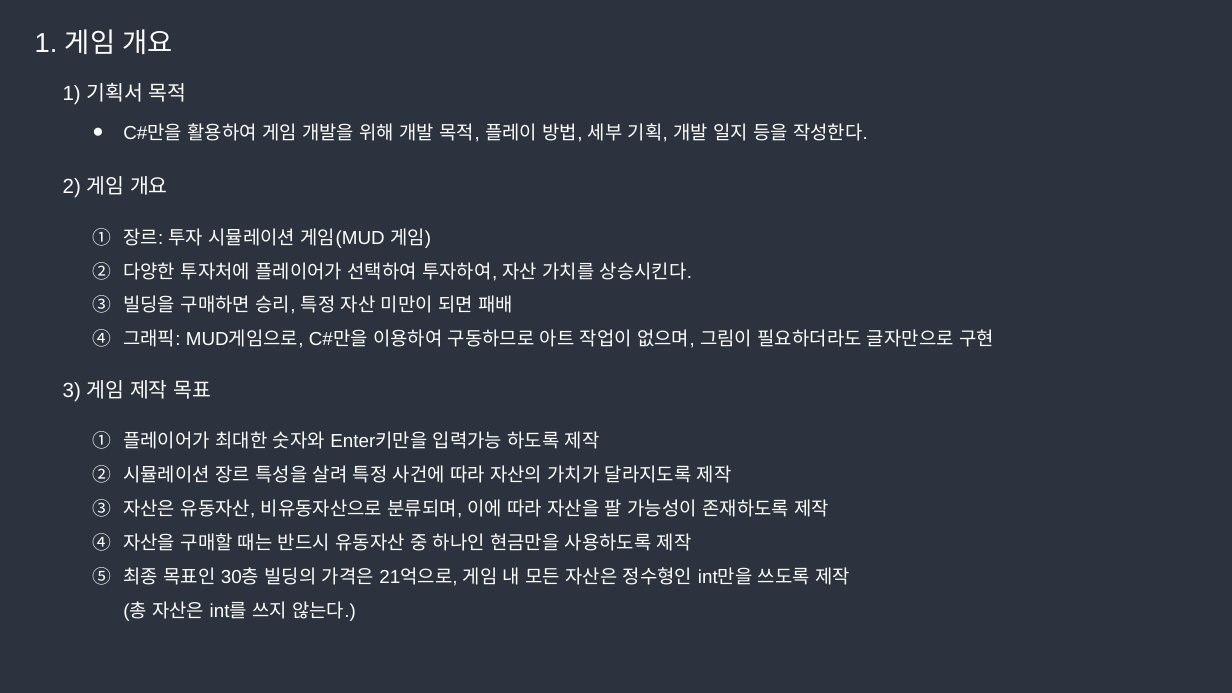
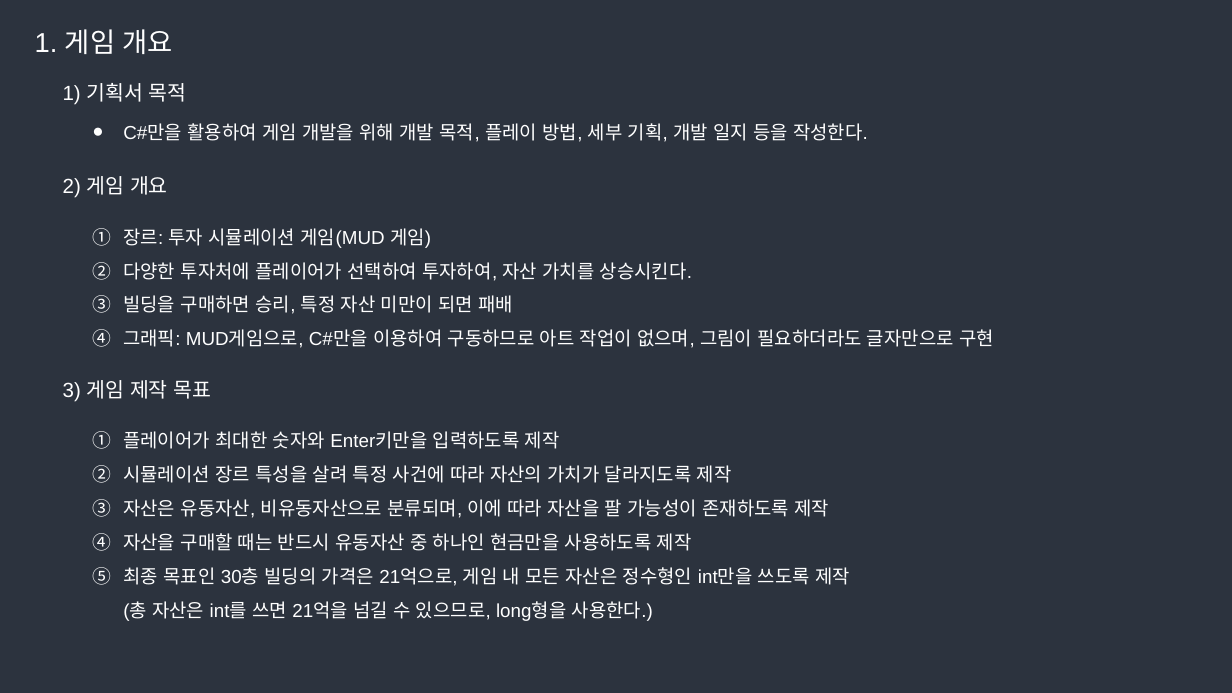
Before and after one commit to sudamilda/Rich_and_Bankrupt_Game_Test.ver, a slide deck: slide 4 of 부자와 파산.pptx. Drawn at 1232x693 pixels with LibreOffice and Linux fonts; fonts in the diff are those of the drawing. Boxes give left, top, right and bottom in pixels: in the first picture for what was removed or moved away, otherwise in the second. Text is boxed around its words. In the diff, an @@ line names an element or a change of style, - is before the commit and + after.

```diff
--- a/부자와 파산.pptx
+++ b/부자와 파산.pptx
@@ text at [123, 431, 560, 449]: text changed @@
-1. 플레이어가 최대한 숫자와 Enter키만을 입력가능 하도록 제작
+1. 플레이어가 최대한 숫자와 Enter키만을 입력하도록 제작
@@ text at [123, 567, 850, 621]: text changed @@
-5. 최종 목표인 30층 빌딩의 가격은 21억으로, 게임 내 모든 자산은 정수형인 int만을 쓰도록 제작
-   (총 자산은 int를 쓰지 않는다.)
+5. 최종 목표인 30층 빌딩의 가격은 21억으로, 게임 내 모든 자산은 정수형인 int만을 쓰도록 제작
+   (총 자산은 int를 쓰면 21억을 넘길 수 있으므로, long형을 사용한다.)
```
Also in this commit, not shown: 19 other slides changed, 3 slides added, 1 slide removed, 31 other files.
